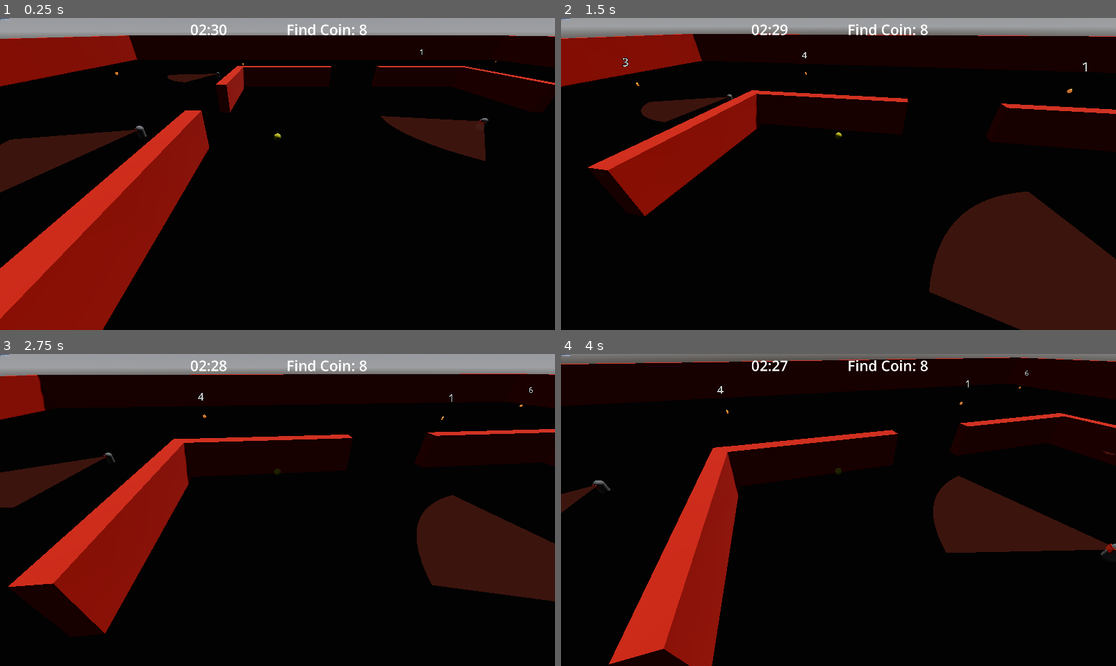
Above: before the commit, frames 1-4 (two rows, left to right).
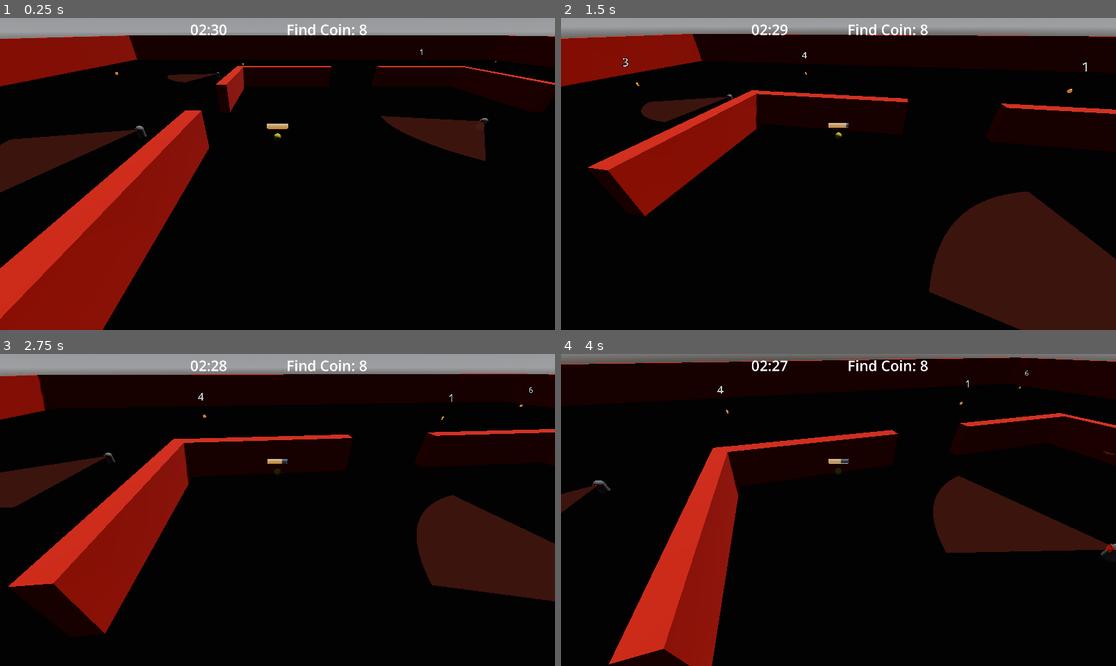
Above: after the commit, the same moments.

Repository: cliff-lilly-jean/pacman-stealth-game
Game: Godot game, scene res://entities/world/world.tscn
Same seed, same stepped clock (60 frames per second), same inputs: the game is played once before the commit and once after it.
Inputs (mouse positions are in pixels of both pictures, inside the frame that each line leads up to):
- Up to frame 1 (0.25 s): no input
- Up to frame 2 (1.5 s): move the mouse to (866, 174) at 0.52 s; hold Ctrl (sprint) 0.53-1.28 s; hold W (move_forward) from 0.53 s (still down); move the mouse to (810, 174) at 1.27 s; tap Shift (dash) at 1.35 s
- Up to frame 3 (2.75 s): keep holding W (move_forward); tap Ctrl (sprint) at 1.55 s; move the mouse to (288, 503) at 2.02 s; hold Ctrl (sprint) from 2.03 s (still down)
- Up to frame 4 (4 s): keep holding W (move_forward); move the mouse to (832, 516) at 2.77 s; release Ctrl (sprint) at 2.78 s; tap Ctrl (sprint) at 2.85, 3.8 s; move the mouse to (877, 513) at 3.52 s; hold Shift (dash) from 3.53 s (still down)

The runs differ from the first frame. In frame 1, less than 0.1% of the frame differs, in the area x 0-52%, y 0-36%; in frame 2, less than 0.1%; in frame 3, less than 0.1%; in frame 4, less than 0.1%.

Commit message:
Use SubViewport for in-world stamina bar
Replace progress bar assets with edited variants and update import metadata. Embed the stamina UI into the world by adding a Sprite3D + SubViewport and moving the TextureProgressBar under it; update texture references and add a ViewportTexture subresource. Increase player recovery_amount (0.2 -> 0.7). Fix stamina_bar.gd lifecycle by renaming ready() -> _ready(), remove noisy debug prints from StaminaComponent, and add a small debug print in stamina_bar. Minor whitespace cleanups in ghost/player_sprint and removal of VoxelGI resource/node from world.tscn.

Diff:
--- a/components/stamina/stamina_component.gd
+++ b/components/stamina/stamina_component.gd
@@ -20,10 +20,8 @@
 
 	stamina -= amount
 	stamina = clamp(stamina, 0.0, max_stamina)
-	print("Drained some stamina: ", stamina)
 
 	Events.stamina_updated.emit(stamina)
-
 
 
 func recover(delta: float) -> void:
@@ -32,5 +30,5 @@
 
 	stamina += recovery_amount * delta
 	stamina = clamp(stamina, 0.0, max_stamina)
+
 	Events.stamina_updated.emit(stamina)
-	print(stamina)
--- a/entities/enemies/ghosts/ghost.gd
+++ b/entities/enemies/ghosts/ghost.gd
@@ -55,7 +55,7 @@
 			navigation_agent.target_position = end_patrol_location
 			moving_to_end = true
 
-## Investigate
+
 func investigate() -> void:
 	pass
 	## The player enters the detection area, inside the fov
--- a/entities/player/player.tscn
+++ b/entities/player/player.tscn
@@ -8,10 +8,10 @@
 [ext_resource type="Script" uid="uid://dh6switaklx1f" path="res://entities/player/states/player_move.gd" id="6_8fjmc"]
 [ext_resource type="Script" uid="uid://54rte24utaje" path="res://entities/player/states/player_sprint.gd" id="7_qiwj3"]
 [ext_resource type="Script" uid="uid://da8tlbreg5xrv" path="res://entities/player/states/player_dash.gd" id="8_26q78"]
-[ext_resource type="Texture2D" uid="uid://dhv0uyrg3qj51" path="res://assets/progress bar medium rounded over.png" id="9_7thud"]
-[ext_resource type="Texture2D" uid="uid://dyraae8gktwnc" path="res://assets/progress bar medium rounded under.png" id="9_a1qjk"]
+[ext_resource type="Texture2D" uid="uid://dm274g0jdsnpf" path="res://assets/progress_bar_under edited.png" id="9_a1qjk"]
 [ext_resource type="Script" uid="uid://sxlkkk1t773a" path="res://entities/player/stamina_bar.gd" id="9_bectd"]
-[ext_resource type="Texture2D" uid="uid://cyv5rc1fdvpt1" path="res://assets/progress bar medium rounded progress orange.png" id="10_a1qjk"]
+[ext_resource type="Texture2D" uid="uid://c5jnwhk5sbaqg" path="res://assets/progress_bar_over edited.png" id="10_j3ovn"]
+[ext_resource type="Texture2D" uid="uid://d0hcoaoh52uj1" path="res://assets/progress_bar_fill edited.png" id="11_afbqv"]
 
 [sub_resource type="SphereShape3D" id="SphereShape3D_x7p2l"]
 margin = 0.5
@@ -26,6 +26,9 @@
 
 [sub_resource type="StandardMaterial3D" id="StandardMaterial3D_5gtgg"]
 albedo_color = Color(0, 0, 0, 1)
+
+[sub_resource type="ViewportTexture" id="ViewportTexture_7capw"]
+viewport_path = NodePath("Sprite3D/SubViewport")
 
 [node name="Player" type="CharacterBody3D" unique_id=573448500 node_paths=PackedStringArray("mesh")]
 collision_mask = 30
@@ -61,7 +64,7 @@
 unique_name_in_owner = true
 script = ExtResource("3_5sj0x")
 max_stamina = 10.0
-recovery_amount = 0.2
+recovery_amount = 0.7
 metadata/_custom_type_script = "uid://c7kj5fndyb6dx"
 
 [node name="CameraController" parent="." unique_id=1568162990 node_paths=PackedStringArray("entity") instance=ExtResource("2_5gtgg")]
@@ -98,10 +101,24 @@
 stamina_cost = 1.0
 metadata/_custom_type_script = "uid://da8tlbreg5xrv"
 
-[node name="StaminaBar" type="TextureProgressBar" parent="." unique_id=1786471562]
-offset_right = 40.0
-offset_bottom = 40.0
+[node name="Sprite3D" type="Sprite3D" parent="." unique_id=1883340200]
+transform = Transform3D(1, 0, 0, 0, 1, 0, 0, 0, 1, 0, 2.1357853, 0)
+billboard = 1
+no_depth_test = true
+texture = SubResource("ViewportTexture_7capw")
+
+[node name="SubViewport" type="SubViewport" parent="Sprite3D" unique_id=89350928]
+transparent_bg = true
+size = Vector2i(300, 75)
+
+[node name="StaminaBar" type="TextureProgressBar" parent="Sprite3D/SubViewport" unique_id=1786471562]
+anchors_preset = 15
+anchor_right = 1.0
+anchor_bottom = 1.0
+grow_horizontal = 2
+grow_vertical = 2
+step = 0.1
 texture_under = ExtResource("9_a1qjk")
-texture_over = ExtResource("9_7thud")
-texture_progress = ExtResource("10_a1qjk")
+texture_over = ExtResource("10_j3ovn")
+texture_progress = ExtResource("11_afbqv")
 script = ExtResource("9_bectd")
--- a/entities/player/stamina_bar.gd
+++ b/entities/player/stamina_bar.gd
@@ -2,9 +2,11 @@
 
 @onready var stamina_component: StaminaComponent = %StaminaComponent
 
-func ready() -> void:
+func _ready() -> void:
 	value = max_value
 	max_value = stamina_component.max_stamina
+
+	print("This is the stamina: ", value)
 
 	Events.stamina_updated.connect(update_stamina_bar)
 
--- a/entities/world/world.tscn
+++ b/entities/world/world.tscn
@@ -9,7 +9,6 @@
 [ext_resource type="PackedScene" uid="uid://iri16fwy50ax" path="res://ui/game_time_label.tscn" id="8_ftcbs"]
 [ext_resource type="PackedScene" uid="uid://bfehhlf36knpi" path="res://ui/next_coin_label.tscn" id="9_rxgam"]
 [ext_resource type="PackedScene" uid="uid://cqe6kbo1ud1hp" path="res://entities/enemies/ghosts/ghost.tscn" id="10_e7bg0"]
-[ext_resource type="VoxelGIData" uid="uid://b6f1i1sn4vp07" path="res://entities/world/world.VoxelGI_data.res" id="10_s2xjk"]
 
 [sub_resource type="NavigationMesh" id="NavigationMesh_eboi6"]
 vertices = PackedVector3Array(-100.9973, 12.200001, -97.8, -99.2973, 12.200001, -97.7, -99.2973, 12.200001, -98.3, -98. …(8380 unchanged characters)…
@@ -133,8 +132,3 @@
 transform = Transform3D(0.25881907, 0, -0.9659258, 0, 1, 0, 0.9659258, 0, 0.25881907, -39, 0.99999994, 4)
 patrol_distance_length = 30.0
 look_rotation_speed = 3.0
-
-[node name="VoxelGI" type="VoxelGI" parent="." unique_id=2112321191]
-transform = Transform3D(1, 0, 0, 0, 1, 0, 0, 0, 1, -21.77417, 0, -7.6563416)
-size = Vector3(140, 20, 135.42377)
-data = ExtResource("10_s2xjk")
Binary file removed: assets/progress bar medium rounded over.png
Binary file removed: assets/progress bar medium rounded progress orange.png
Binary file removed: assets/progress bar medium rounded under.png
Binary file added: assets/progress_bar_fill edited.png
Not shown, changed: assets/progress_bar_fill edited.png.import
Binary file added: assets/progress_bar_over edited.png
Not shown, changed: assets/progress_bar_over edited.png.import
Binary file added: assets/progress_bar_under edited.png
Not shown, changed: assets/progress_bar_under edited.png.import
